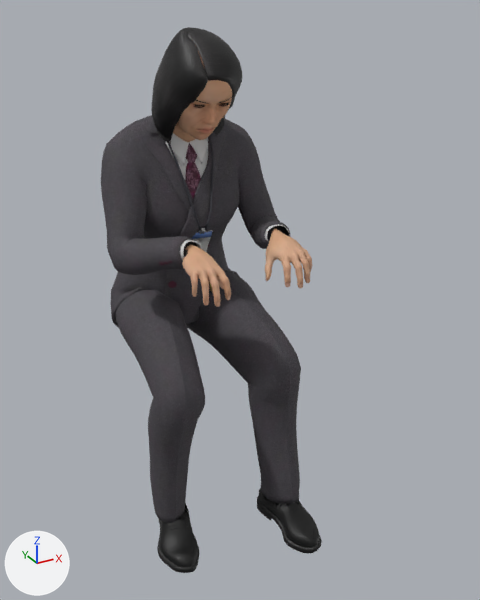
What one commit did to the glTF model assets/props/people-tran-sit-laptop.glb.
One viewpoint serves both versions: a camera (50 mm lens) standing at (-0.654, -1.243, 0.287) and looking at (0.057, 0.051, -0.359). The lights are fixed; the arrows at lower left show +X, +Y and +Z. The older version comes first. Vertices at exactly the same position are counted once.

Objects in the first picture: 'people-tran-sit-laptop'.
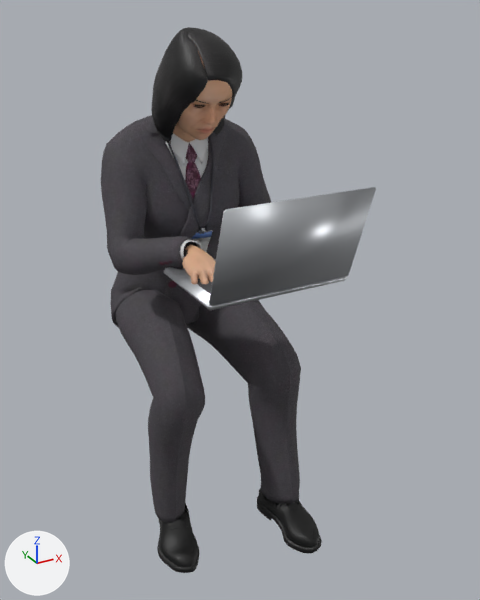
The newer file is also turned or shifted as a whole; pictures and numbers use the older file's frame.

Changed parts and their boxes (x1, y1, x2, y2) in the pictures (480 x 600 px):
```json
{"object": "people-tran-sit-laptop", "change": "reshaped", "before": [101, 27, 322, 573], "after": [101, 27, 376, 573], "on screen": "24% wider"}
{"part": 1, "of": "me_base_001", "change": "added", "after": [197, 279, 212, 294], "on screen": "mostly hidden"}
{"part": 2, "of": "me_base_001", "change": "added", "after": [164, 259, 347, 311]}
{"part": 3, "of": "me_base_001", "change": "added", "after": [209, 187, 376, 306]}
```

Edits to the scene script, one JSON object a line:
```json
{"op": "add", "block": "mat_held_laptop_screen", "code": ["mat_held_laptop_screen = principled_material('Held.laptop screen')", "mat_held_laptop_screen.base_color = (0.36, 0.45, 0.58)  # greyish blue #a2b3c8", "mat_held_laptop_screen.roughness = 0.25", "mat_held_laptop_screen.emission_color = (0.34, 0.43, 0.56)  # greyish blue #9eafc5", "mat_held_laptop_screen.emission_strength = 1.0"]}
{"op": "add", "block": "mat_held_laptop_keys", "code": ["mat_held_laptop_keys = principled_material('Held.laptop keys')", "mat_held_laptop_keys.base_color = (0.055, 0.055, 0.06)  # dark grey #424245", "mat_held_laptop_keys.roughness = 0.6"]}
{"op": "add", "block": "mat_held_laptop", "code": ["mat_held_laptop = principled_material('Held.laptop')", "mat_held_laptop.base_color = (0.6, 0.62, 0.65)  # light grey #cbced3", "mat_held_laptop.metallic = 0.85", "mat_held_laptop.roughness = 0.38"]}
{"block": "me_base_001", "where": "# used by ob_people_tran_sit_laptop; location = (0.0, 0.0, 0.0)"}
{"op": "remove", "block": "me_base_001", "code": "me_base_001.from_pydata(...)  # 20775 vertices, 39204 faces; spans x -0.225..0.223, y -0.202..0.45, z -0.989..0.25"}
{"op": "add", "block": "me_base_001", "code": "me_base_001.from_pydata(...)  # 20863 vertices, 39360 faces; spans x -0.225..0.223, y -0.296..0.45, z -0.989..0.25"}
{"block": "me_base_001", "change": "me_base_001 part 1: a new loose piece, a box spanning x -0.1369..0.1331, y -0.2033..-0.1033, z -0.2166..-0.2146, in mat_held_laptop_keys (dark grey #424245)"}
{"block": "me_base_001", "change": "me_base_001 part 2: a new loose piece of 32 vertices spanning x -0.162..0.158, y -0.228..-0.008, z -0.23..-0.216, in mat_held_laptop (light grey #cbced3)"}
{"block": "me_base_001", "change": "me_base_001 part 3: a new loose piece of 32 vertices spanning x -0.162..0.158, y -0.296..-0.225, z -0.218..-0.018, in mat_held_laptop (light grey #cbced3)"}
{"block": "me_base_001", "change": "other edits to the shape of me_base_001 do not show in these pictures"}
{"op": "add", "block": "me_base_001", "code": "me_base_001.materials.append(mat_held_laptop)  # light grey #cbced3"}
{"op": "add", "block": "me_base_001", "code": "me_base_001.materials.append(mat_held_laptop_keys)  # dark grey #424245"}
{"op": "add", "block": "me_base_001", "code": "me_base_001.materials.append(mat_held_laptop_screen)  # greyish blue #a2b3c8, glowing greyish blue #9eafc5"}
```
